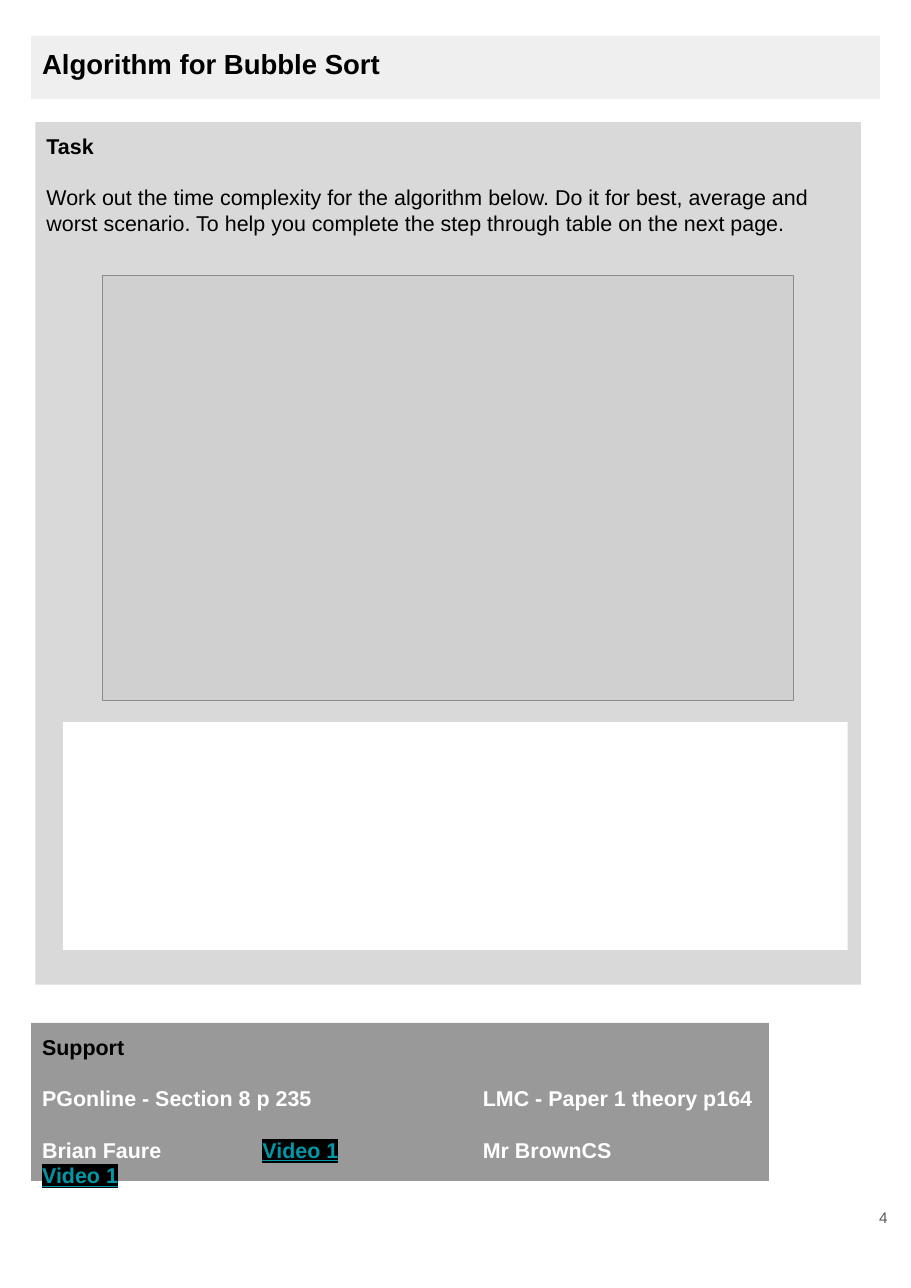
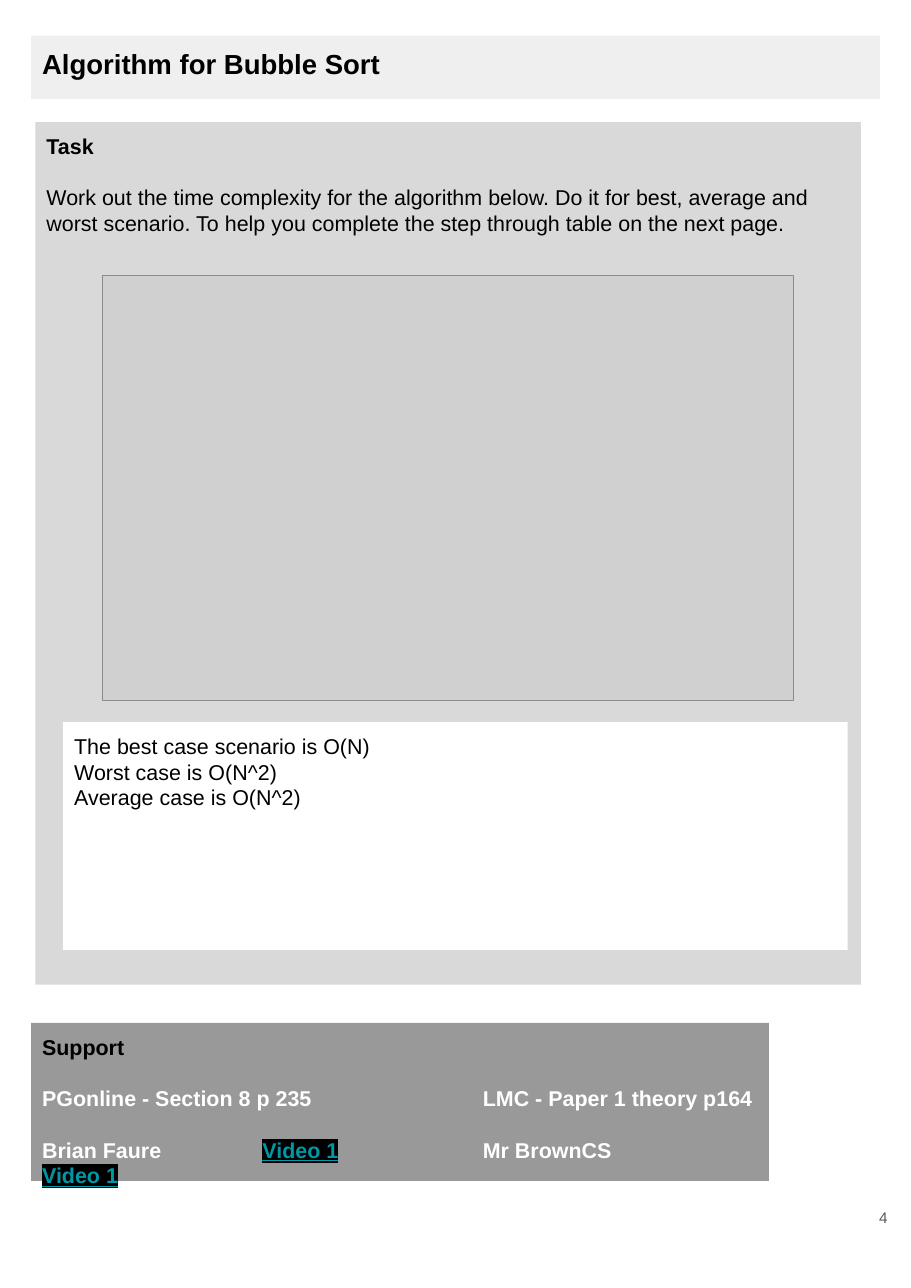
Before and after one commit to Ice424/CS-ALevel, a slide deck: slide 4 of python/Sorting Algorithms/V2.0 4.3.5 Sorting Algorithms.pptx. Drawn at 911x1288 pixels with LibreOffice and Linux fonts; fonts in the diff are those of the drawing; grey boxes stand for pictures. Boxes give left, top, right and bottom in pixels: in the first picture for what was removed or moved away, otherwise in the second. Text is boxed around its words. In the diff, an @@ line names an element or a change of style, - is before the commit and + after.

```diff
--- a/python/Sorting Algorithms/V2.0 4.3.5 Sorting Algorithms.pptx
+++ b/python/Sorting Algorithms/V2.0 4.3.5 Sorting Algorithms.pptx
@@ text in rectangle at (74, 738, 370, 810): text added @@
+The best case scenario is O(N)
+Worst case is O(N^2)
+Average case is O(N^2)
```
Also in this commit, not shown: 3 other slides changed, 2 other files.
